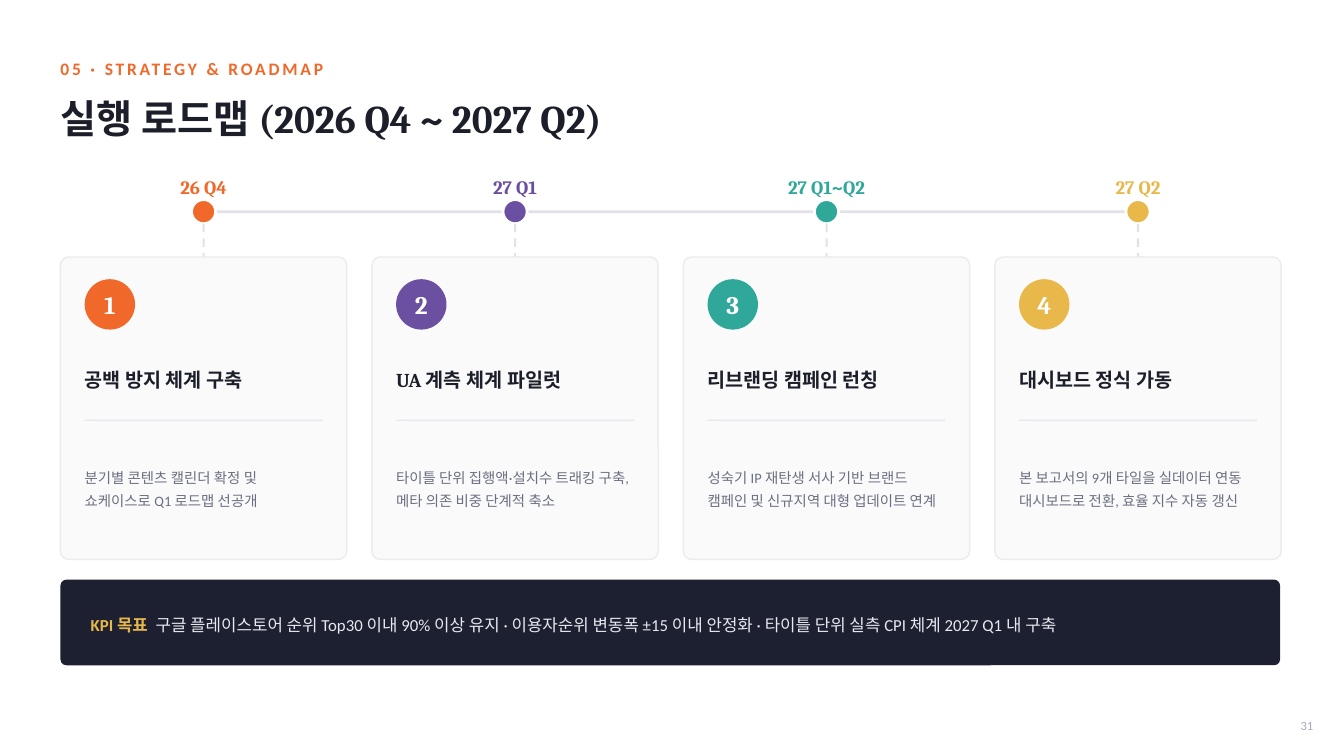
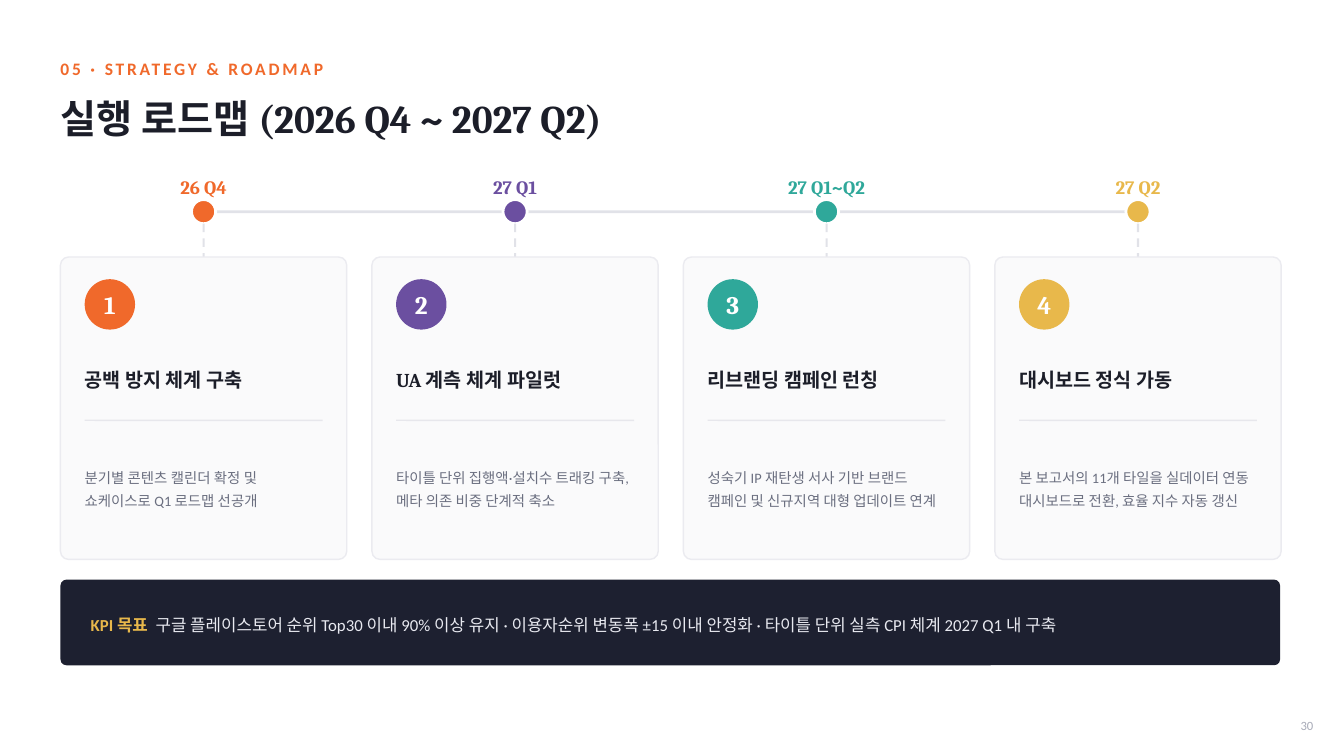
Before and after one commit to eunji9815/excel, a slide deck: slide 30 of output/메이플스토리M_UA마케팅효율_분석보고서.pptx (slide 31 before the commit). Drawn at 1344x756 pixels with LibreOffice and Linux fonts; fonts in the diff are those of the drawing. Boxes give left, top, right and bottom in pixels: in the first picture for what was removed or moved away, otherwise in the second. Text is boxed around its words. In the diff, an @@ line names an element or a change of style, - is before the commit and + after.

```diff
--- a/output/메이플스토리M_UA마케팅효율_분석보고서.pptx
+++ b/output/메이플스토리M_UA마케팅효율_분석보고서.pptx
@@ text at (1019, 471, 1249, 508): text changed @@
-본 보고서의 9개 타일을 실데이터 연동 대시보드로 전환, 효율 지수 자동 갱신
+본 보고서의 11개 타일을 실데이터 연동 대시보드로 전환, 효율 지수 자동 갱신
@@ text at (1301, 722, 1314, 730): text changed @@
-31
+30
```
Also in this commit, not shown: 21 other slides changed, 1 slide removed.
